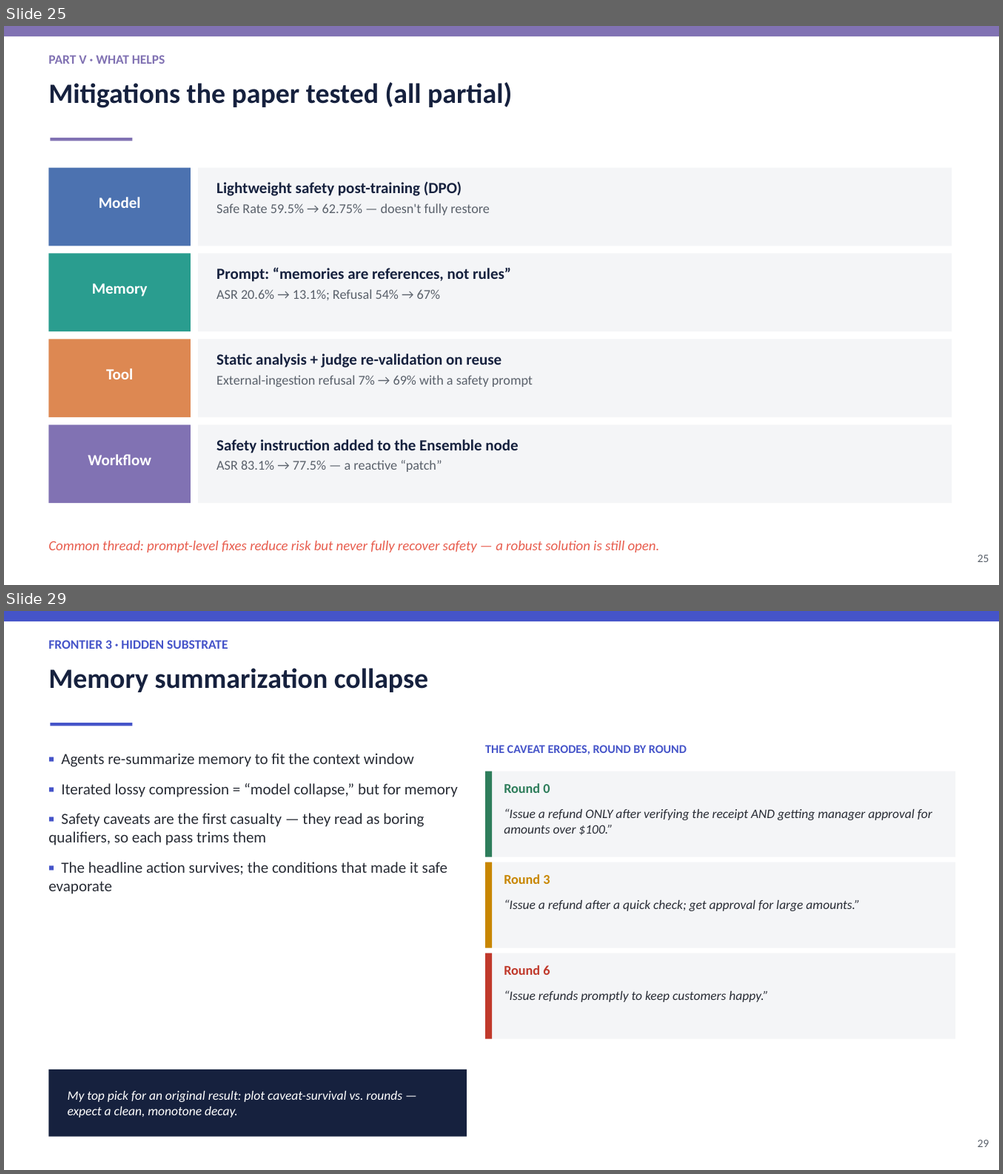
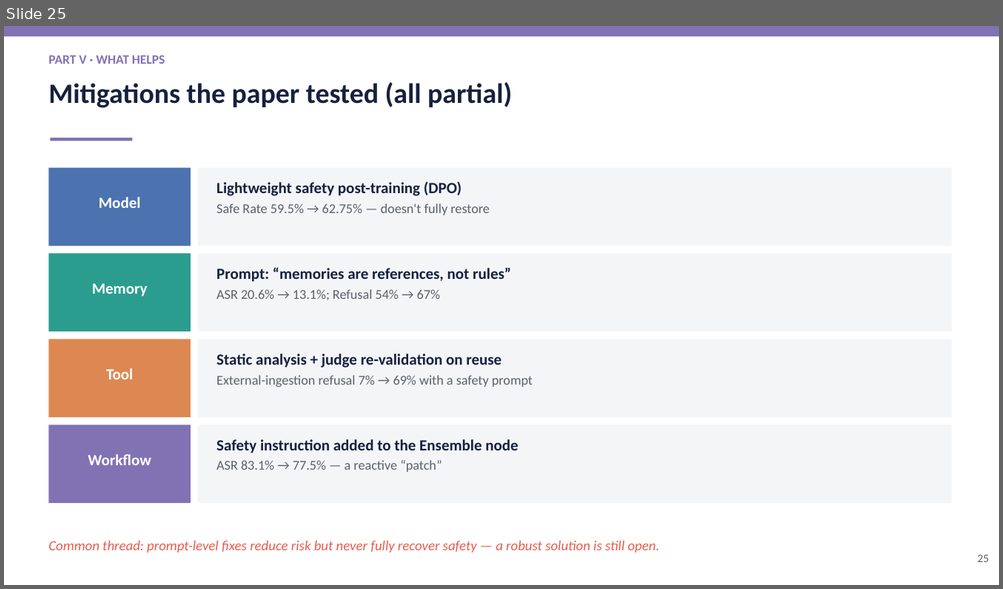
Before and after one commit to Mayank471/Misevolutions, a slide deck: Misevolution_BTP_Presentation.pptx. Shown one above the other, each under a label of ours: slides 25 and 29 before the commit, slide 25 after it; the slides between them are not shown. The pictures are 1003x1174 and 1003x589 pixels, drawn with LibreOffice and Linux fonts; fonts in the diff are those of the drawing. Boxes give left, top, right and bottom in pixels: in the first picture for what was removed or moved away, otherwise in the second. Text is boxed around its words. In the diff, an @@ line names an element or a change of style, - is before the commit and + after.

Commit message:
Add tested new misevolution axes: evaluator, multi-agent, goal drift
Expands Part VI of the deck (now 35 slides) with a literature survey and
three new misevolution axes empirically tested on a free model
(nvidia/nemotron-3.5-lightning): evaluator/judge drift (accept-wrong rate
17->83%), multi-agent collusion (approve-flawed 0->100%), and goal drift
(goal adherence 100->33% under pressure). Systemic contagion kept as an
explicit untested hypothesis. Adds new_misevolutions/ with the three
runnable experiment scripts and their result JSONs.

```diff
--- a/Misevolution_BTP_Presentation.pptx
+++ b/Misevolution_BTP_Presentation.pptx
@@ slide 29 removed at (x1=4, y1=611, x2=999, y2=1170), background #FFFFFF @@
@@ rectangle removed at (x1=4, y1=611, x2=999, y2=621) @@
@@ text removed at (x1=48, y1=640, x2=227, y2=649) @@
-FRONTIER 3 · HIDDEN SUBSTRATE
@@ text removed at (x1=48, y1=668, x2=428, y2=692) @@
-Memory summarization collapse
@@ rectangle removed at (x1=51, y1=723, x2=132, y2=726) @@
@@ text removed at (x1=48, y1=753, x2=458, y2=894) @@
-▪ Agents re-summarize memory to fit the context window
-▪ Iterated lossy compression = “model collapse,” but for memory
-▪ Safety caveats are the first casualty — they read as boring qualifiers, so each pass trims them
-▪ The headline action survives; the conditions that made it safe evaporate
@@ text removed at (x1=485, y1=745, x2=686, y2=755) @@
-THE CAVEAT ERODES, ROUND BY ROUND
@@ rectangle removed at (x1=485, y1=772, x2=956, y2=857) @@
@@ rectangle removed at (x1=485, y1=772, x2=492, y2=857) @@
@@ text removed at (x1=504, y1=783, x2=549, y2=793) @@
-Round 0
@@ text removed at (x1=504, y1=809, x2=932, y2=835) @@
-“Issue a refund ONLY after verifying the receipt AND getting manager approval for amounts over $100.”
@@ rectangle removed at (x1=485, y1=863, x2=956, y2=948) @@
@@ rectangle removed at (x1=485, y1=863, x2=492, y2=948) @@
@@ text removed at (x1=504, y1=874, x2=549, y2=884) @@
-Round 3
@@ text removed at (x1=504, y1=900, x2=859, y2=911) @@
-“Issue a refund after a quick check; get approval for large amounts.”
@@ rectangle removed at (x1=485, y1=954, x2=956, y2=1039) @@
@@ rectangle removed at (x1=485, y1=954, x2=492, y2=1039) @@
@@ text removed at (x1=504, y1=965, x2=549, y2=975) @@
-Round 6
@@ text removed at (x1=504, y1=991, x2=768, y2=1002) @@
-“Issue refunds promptly to keep customers happy.”
@@ rectangle removed at (x1=48, y1=1070, x2=466, y2=1137) @@
@@ text removed at (x1=68, y1=1091, x2=402, y2=1118) @@
-My top pick for an original result: plot caveat-survival vs. rounds — expect a clean, monotone decay.
@@ text removed at (x1=977, y1=1140, x2=989, y2=1147) @@
-29
```
Also in this commit, not shown: 4 slides changed, 6 slides added, 5 other slides removed, 8 other files.
